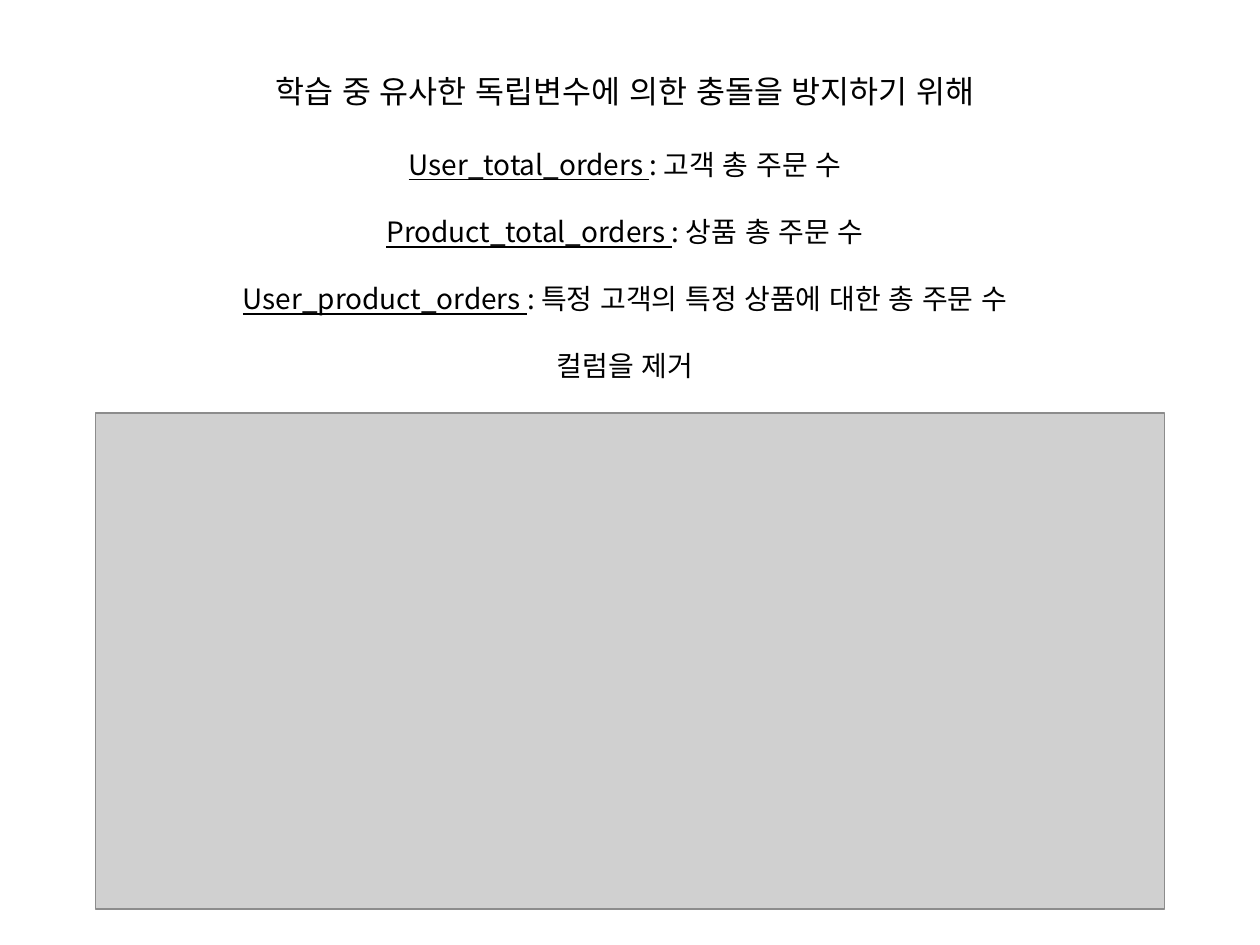
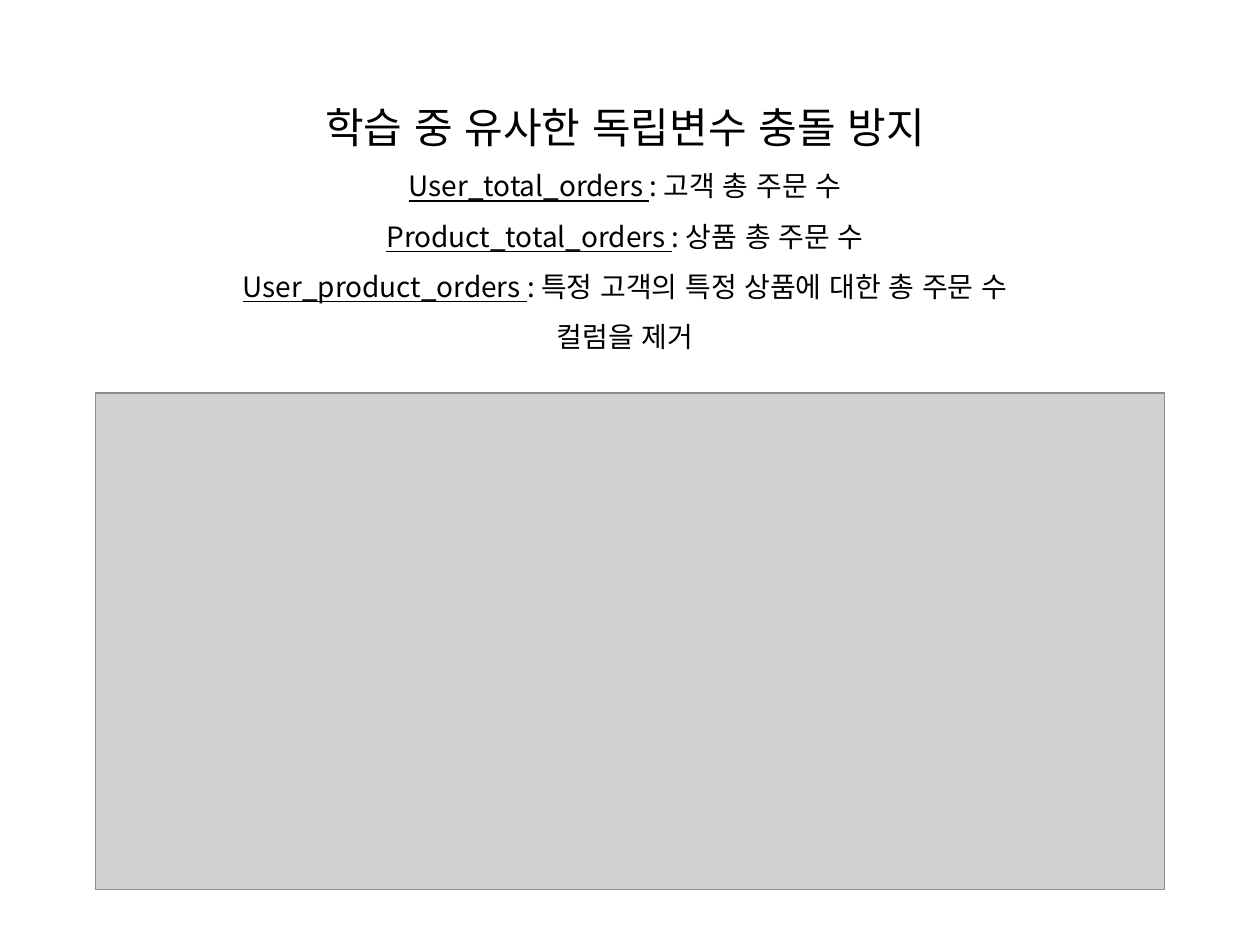
Before and after one commit to WasVelinn/1stPerSonalProjecT, a slide deck: slide 26 of 프레젠테이션1.pptx (slide 22 before the commit). Drawn at 1260x945 pixels with LibreOffice and Linux fonts; fonts in the diff are those of the drawing; grey boxes stand for pictures. Boxes give left, top, right and bottom in pixels: in the first picture for what was removed or moved away, otherwise in the second. Text is boxed around its words. In the diff, an @@ line names an element or a change of style, - is before the commit and + after.

```diff
--- a/프레젠테이션1.pptx
+++ b/프레젠테이션1.pptx
@@ text "학습 중 유사한 독립변수 충돌 ...": place and size @@
-text "학습 중 유사한 독립변수 충돌 ..." at [243, 76, 1007, 379]
+text "학습 중 유사한 독립변수 충돌 ..." at [243, 108, 1007, 350]
@@ text at [325, 108, 925, 147]: text changed; size 18 to 24 pt @@
-학습 중 유사한 독립변수에 의한 충돌을 방지하기 위해
+학습 중 유사한 독립변수 충돌 방지
@@ text at [243, 172, 1007, 350]: line spacing 1 to 1.5 @@
@@ picture: place and size @@
-picture at [96, 413, 1164, 910]
+picture at [96, 393, 1164, 890]
```
Also in this commit, not shown: 16 other slides changed, 10 slides added, 1 slide removed, 3 other files.
